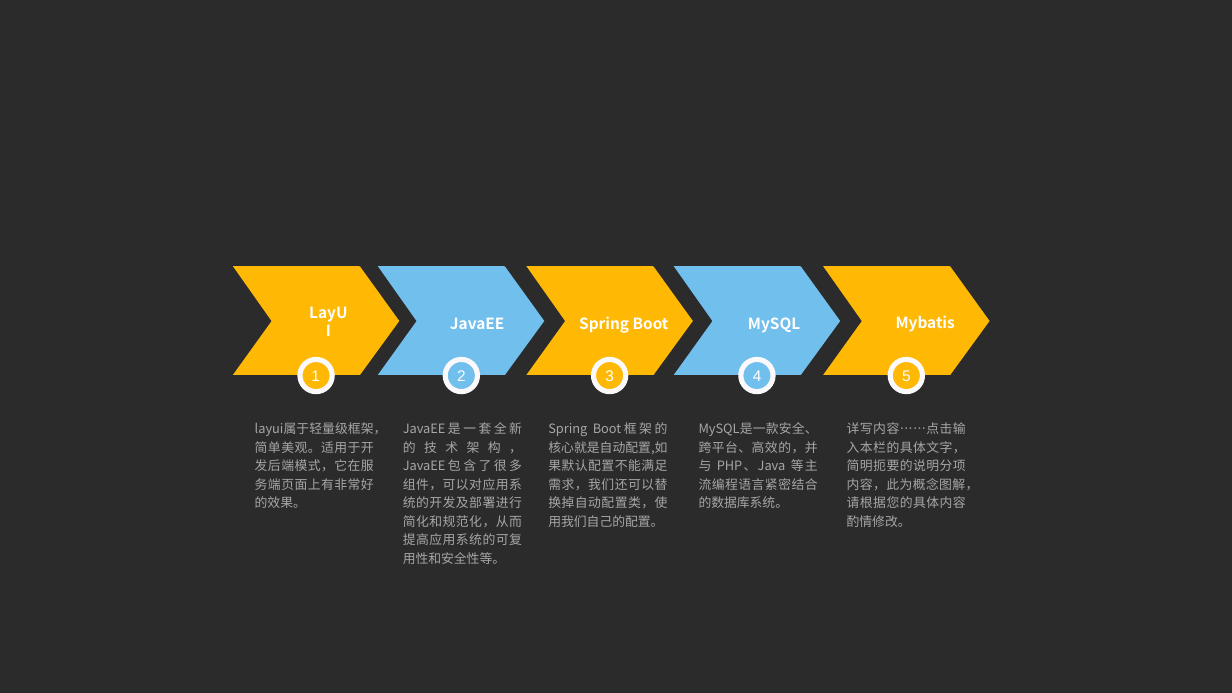
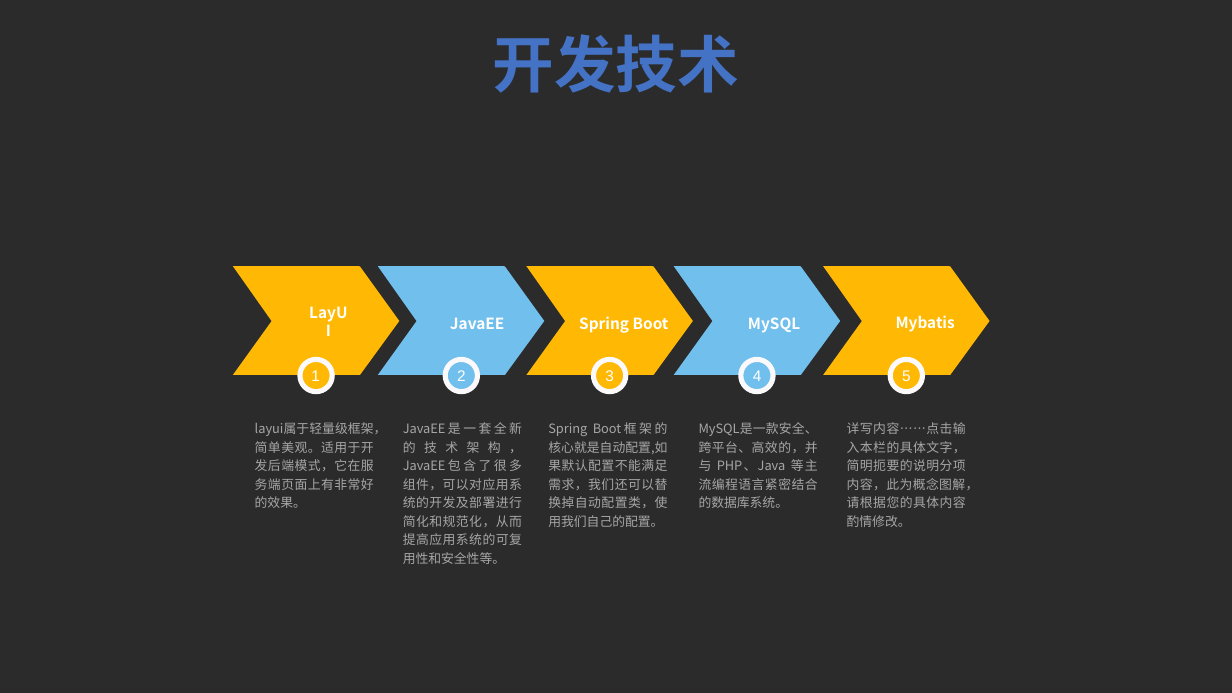
Before and after one commit to HolyShiftt/teach, a slide deck: slide 5 of document/中期答辩.pptx. Drawn at 1232x693 pixels with LibreOffice and Linux fonts; fonts in the diff are those of the drawing; background and template pictures are left out; a plain dark background stands for a picture behind light text. Boxes give left, top, right and bottom in pixels: in the first picture for what was removed or moved away, otherwise in the second. Text is boxed around its words. In the diff, an @@ line names an element or a change of style, - is before the commit and + after.

```diff
--- a/document/中期答辩.pptx
+++ b/document/中期答辩.pptx
@@ text added at <box>493,34,739,93</box>, 48 pt, text #4472C4, bold @@
+开发技术
```
Also in this commit, not shown: 1 other slide changed, 8 slides added, 3 slides removed, 4 other files.
